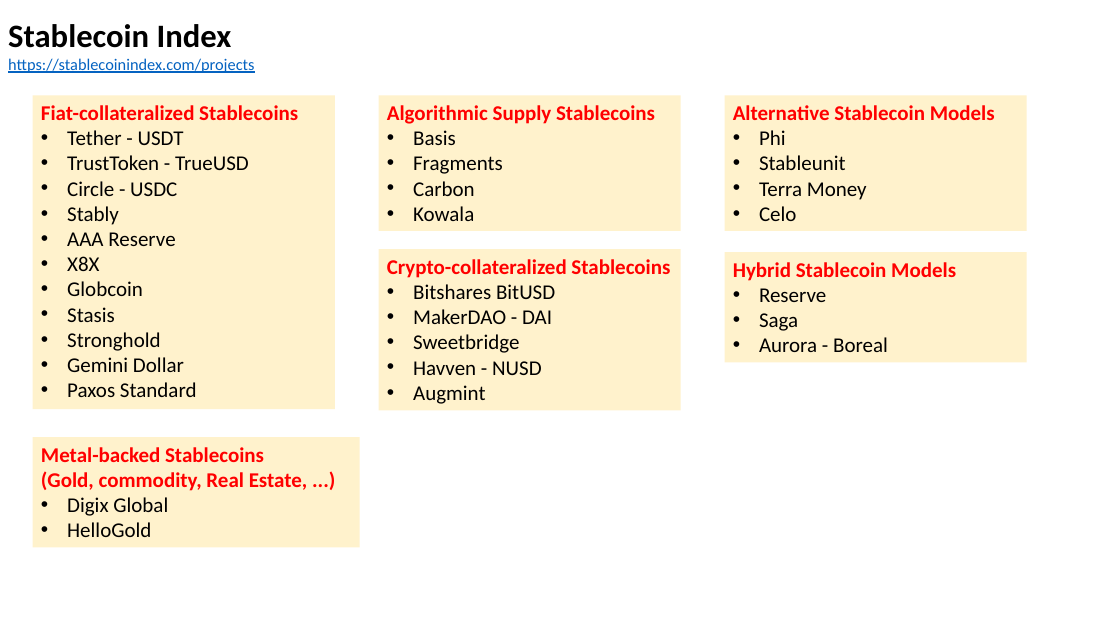
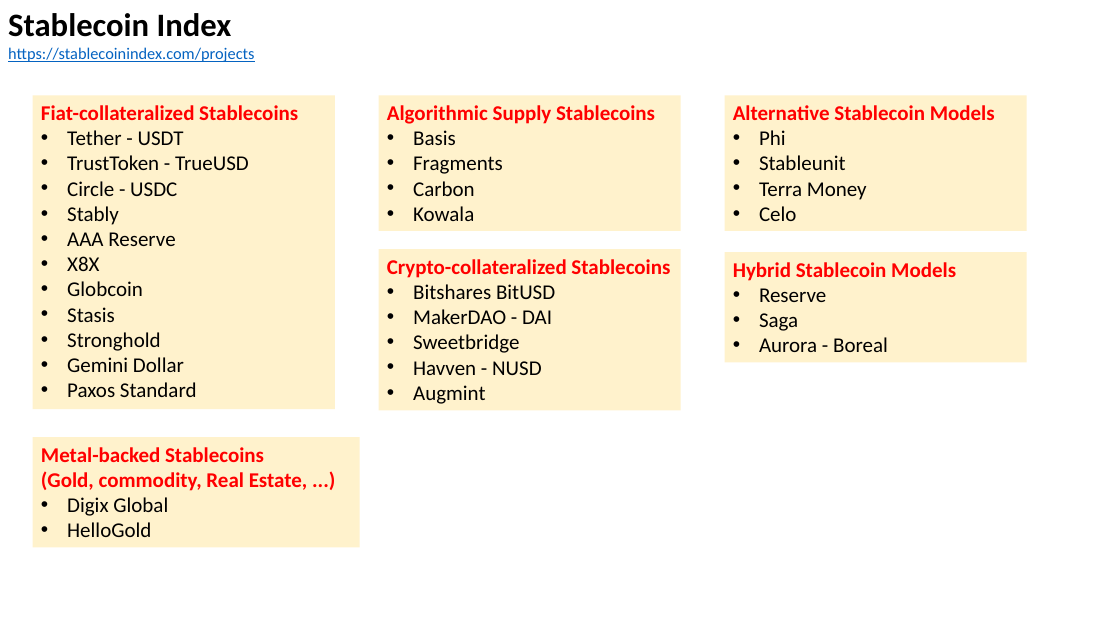
Before and after one commit to lselector/crypto, a slide deck: slide 3 of crypto_04_stable_coins.pptx. Drawn at 1120x630 pixels with LibreOffice and Linux fonts; fonts in the diff are those of the drawing. Boxes give left, top, right and bottom in pixels: in the first picture for what was removed or moved away, otherwise in the second. Text is boxed around its words. In the diff, an @@ line names an element or a change of style, - is before the commit and + after.

```diff
--- a/crypto_04_stable_coins.pptx
+++ b/crypto_04_stable_coins.pptx
@@ text "Stablecoin Index": place and size @@
-text "Stablecoin Index" at [8, 24, 254, 73]
+text "Stablecoin Index" at [8, 13, 254, 62]
```
Also in this commit, not shown: 3 other slides changed, 1 slide added.
